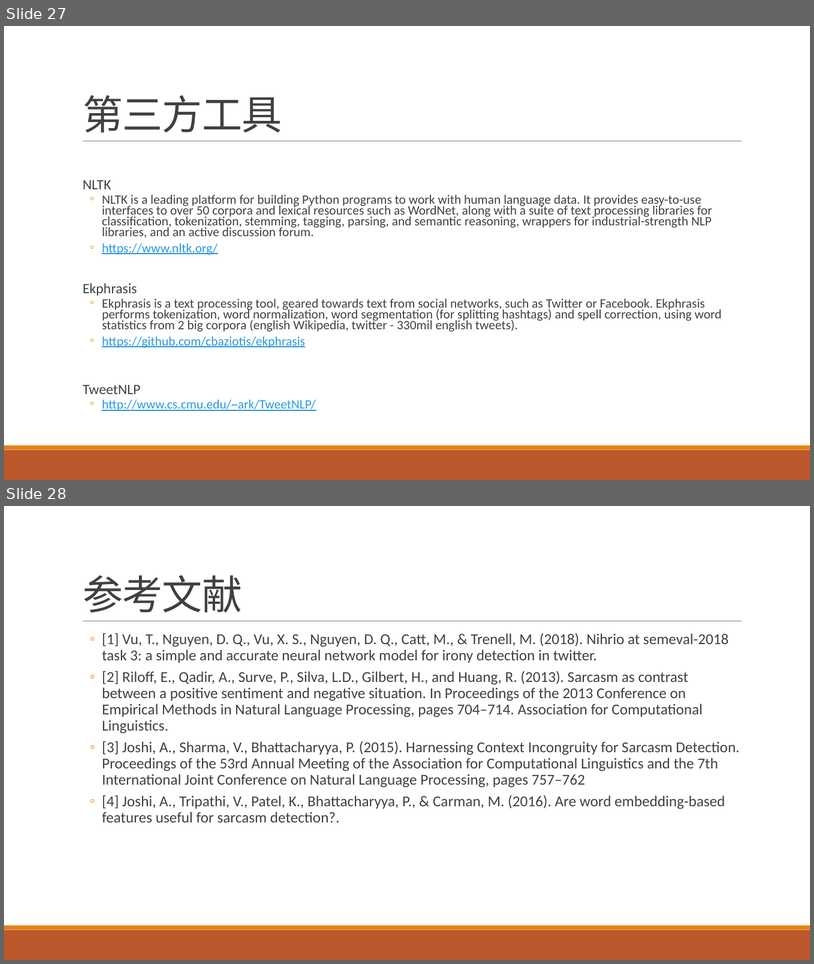
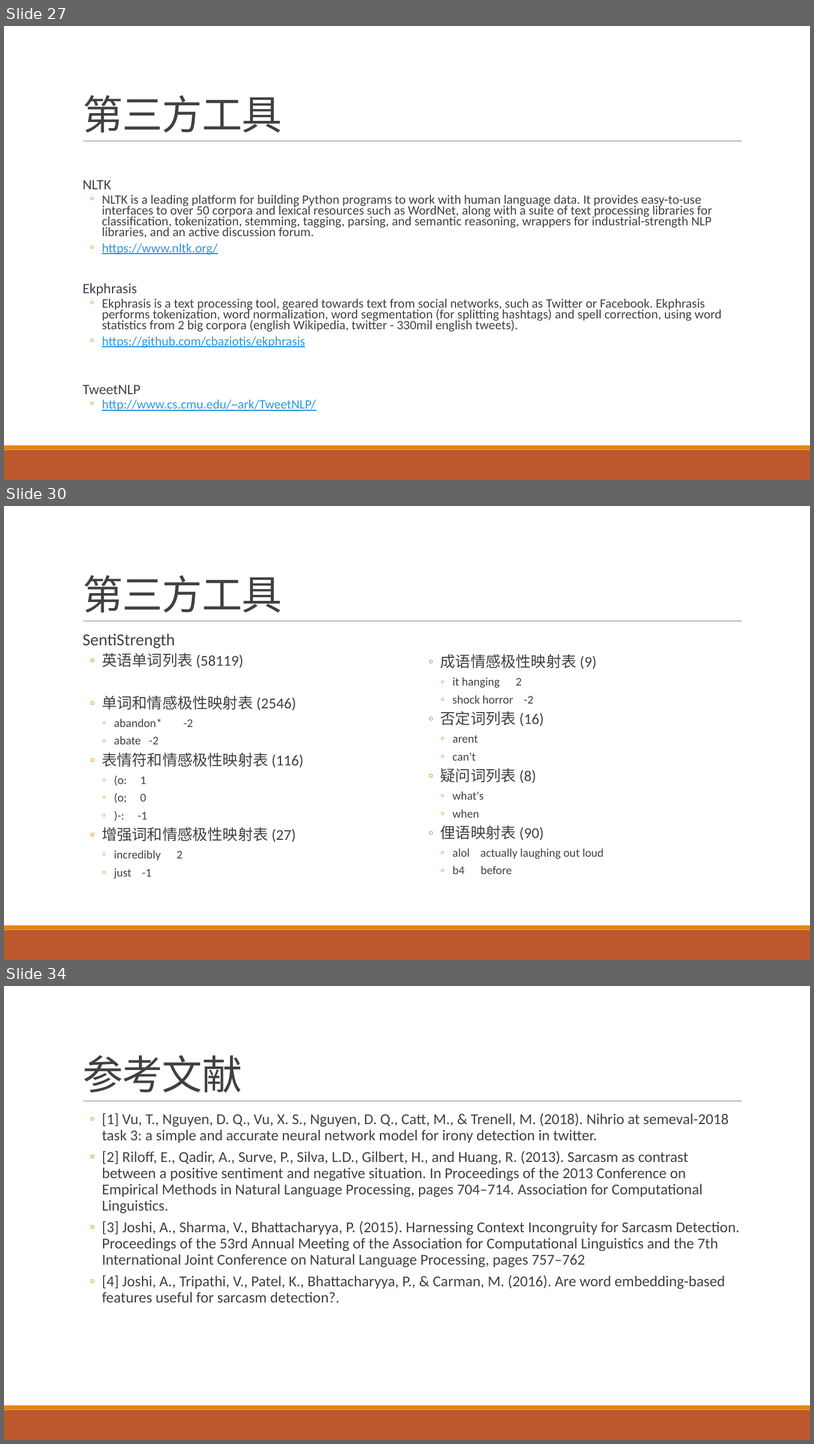
Before and after one commit to liangxh/grad, a slide deck: 面向微博的反讽识别实验说明.pptx. Shown one above the other, each under a label of ours: slides 27 and 28 before the commit, slides 27, 30 and 34 after it; the slides between them are not shown. The pictures are 814x964 and 814x1444 pixels, drawn with LibreOffice and Linux fonts; fonts in the diff are those of the drawing. Boxes give left, top, right and bottom in pixels: in the first picture for what was removed or moved away, otherwise in the second. Text is boxed around its words. In the diff, an @@ line names an element or a change of style, - is before the commit and + after.

```diff
--- a/面向微博的反讽识别实验说明.pptx
+++ b/面向微博的反讽识别实验说明.pptx
@@ slide 30 added at bbox=[4, 506, 810, 960], background #FFFFFF; not listed: 3 template elements that a slide beside it also shows @@
@@ title added at bbox=[83, 575, 282, 613], 48 pt, text #404040 @@
+第三方工具
@@ text added at bbox=[83, 633, 303, 879], 18 pt, text #404040 @@
+  SentiStrength
+  ◦ 英语单词列表 (58119)
+  ◦ 单词和情感极性映射表 (2546)
+    ◦ abandon* -2
+    ◦ abate -2
+  ◦ 表情符和情感极性映射表 (116)
+    ◦ (o: 1
+    ◦ (o; 0
+    ◦ )-: -1
+  ◦ 增强词和情感极性映射表 (27)
+    ◦ incredibly 2
+    ◦ just -1
@@ text added at bbox=[441, 654, 604, 874], 14 pt, text #404040 @@
+  ◦ 成语情感极性映射表 (9)
+    ◦ it hanging 2
+    ◦ shock horror -2
+  ◦ 否定词列表 (16)
+    ◦ arent
+    ◦ can't
+  ◦ 疑问词列表 (8)
+    ◦ what's
+    ◦ when
+  ◦ 俚语映射表 (90)
+    ◦ alol actually laughing out loud
+    ◦ b4 before
@@ what was slide 28 is now slide 34 @@
```
Also in this commit, not shown: 5 other slides added, 1 other file.
